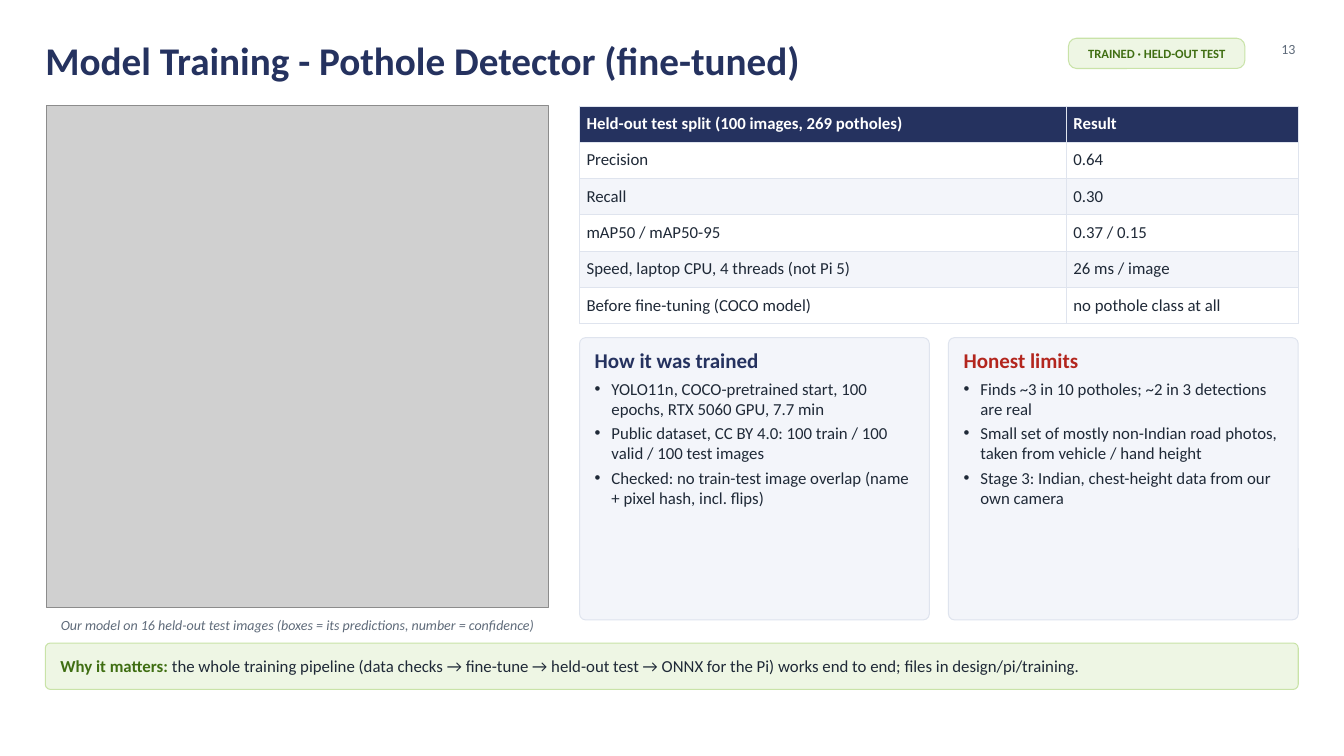
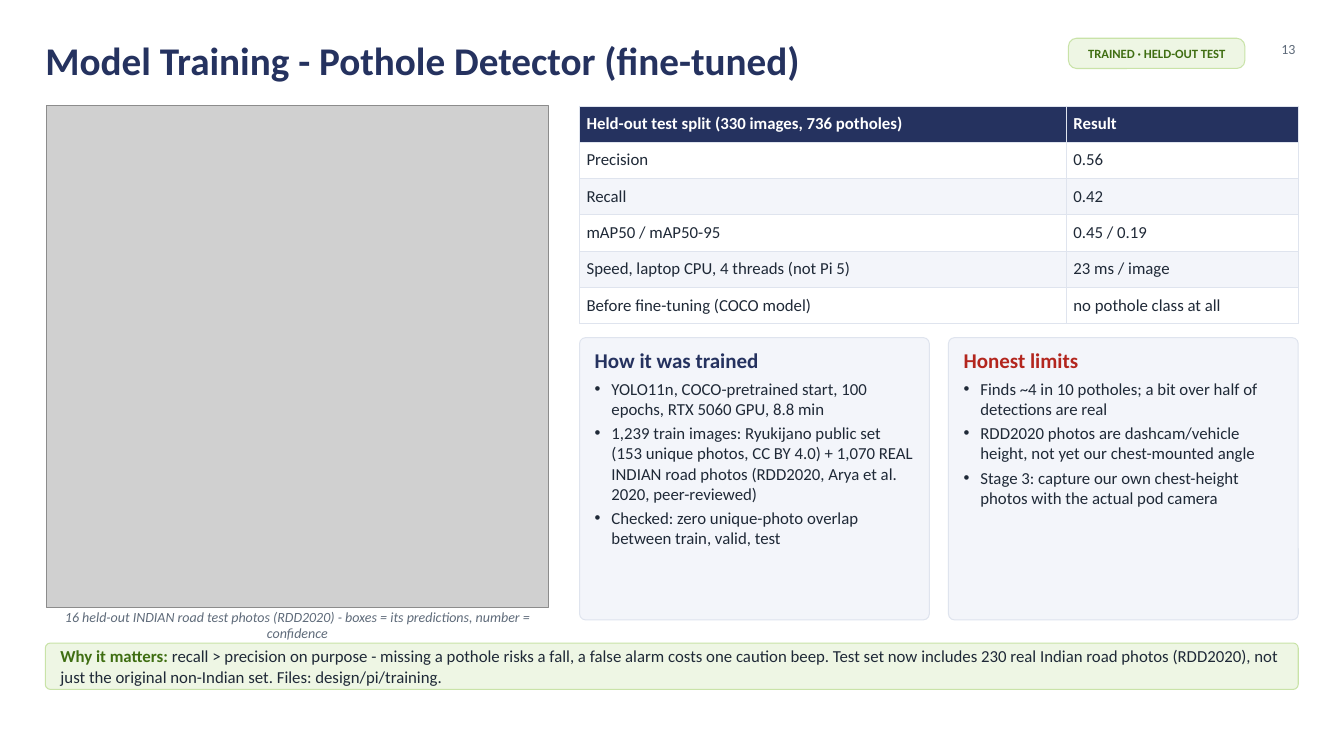
Before and after one commit to silentaf/viswa_id1, a slide deck: slide 13 of ppt/VisionAid_Stage2_Design_Deck.pptx. Drawn at 1344x756 pixels with LibreOffice and Linux fonts; fonts in the diff are those of the drawing; grey boxes stand for pictures; background and template pictures are left out. Boxes give left, top, right and bottom in pixels: in the first picture for what was removed or moved away, otherwise in the second. Text is boxed around its words. In the diff, an @@ line names an element or a change of style, - is before the commit and + after.

```diff
--- a/ppt/VisionAid_Stage2_Design_Deck.pptx
+++ b/ppt/VisionAid_Stage2_Design_Deck.pptx
@@ table at <box>580,106,1299,318</box> @@
-row 1, column 1: Held-out test split (100 images, 269 potholes)
+row 1, column 1: Held-out test split (330 images, 736 potholes)
-row 2, column 2: 0.64
+row 2, column 2: 0.56
-row 3, column 2: 0.30
+row 3, column 2: 0.42
-row 4, column 2: 0.37 / 0.15
+row 4, column 2: 0.45 / 0.19
-row 5, column 2: 26 ms / image
+row 5, column 2: 23 ms / image
@@ text at <box>611,383,913,546</box>: text changed @@
-• YOLO11n, COCO-pretrained start, 100 epochs, RTX 5060 GPU, 7.7 min
-• Public dataset, CC BY 4.0: 100 train / 100 valid / 100 test images
-• Checked: no train-test image overlap (name + pixel hash, incl. flips)
+• YOLO11n, COCO-pretrained start, 100 epochs, RTX 5060 GPU, 8.8 min
+• 1,239 train images: Ryukijano public set (153 unique photos, CC BY 4.0) + 1,070 REAL INDIAN road photos (RDD2020, Arya et al. 2020, peer-reviewed)
+• Checked: zero unique-photo overlap between train, valid, test
@@ text at <box>980,383,1257,507</box>: text changed @@
-• Finds ~3 in 10 potholes; ~2 in 3 detections are real
-• Small set of mostly non-Indian road photos, taken from vehicle / hand height
-• Stage 3: Indian, chest-height data from our own camera
+• Finds ~4 in 10 potholes; a bit over half of detections are real
+• RDD2020 photos are dashcam/vehicle height, not yet our chest-mounted angle
+• Stage 3: capture our own chest-height photos with the actual pod camera
@@ text at <box>65,612,520,640</box>: text changed @@
-Our model on 16 held-out test images (boxes = its predictions, number = confidence)
+16 held-out INDIAN road test photos (RDD2020) - boxes = its predictions, number = confidence
@@ text at <box>60,650,1277,686</box>: text changed @@
-Why it matters: the whole training pipeline (data checks → fine-tune → held-out test → ONNX for the Pi) works end to end; files in design/pi/training.
+Why it matters: recall > precision on purpose - missing a pothole risks a fall, a false alarm costs one caution beep. Test set now includes 230 real Indian road photos (RDD2020), not just the original non-Indian set. Files: design/pi/training.
```
Also in this commit, not shown: 8 other slides changed, 44 other files.
